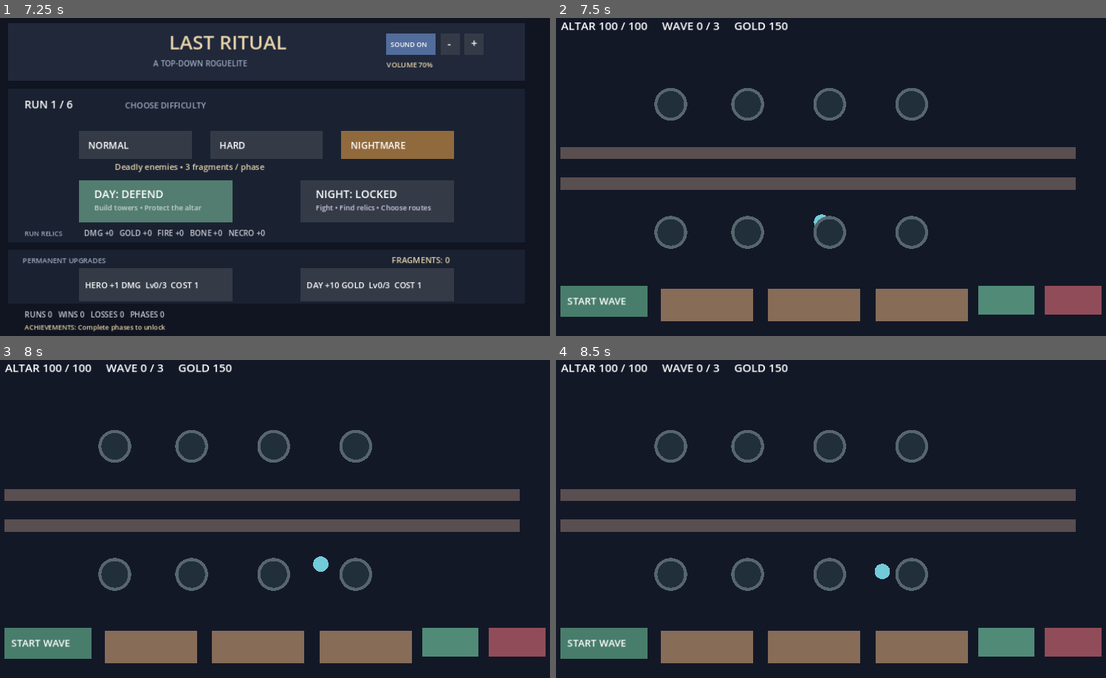
Above: before the commit, frames 1-4 (two rows, left to right).
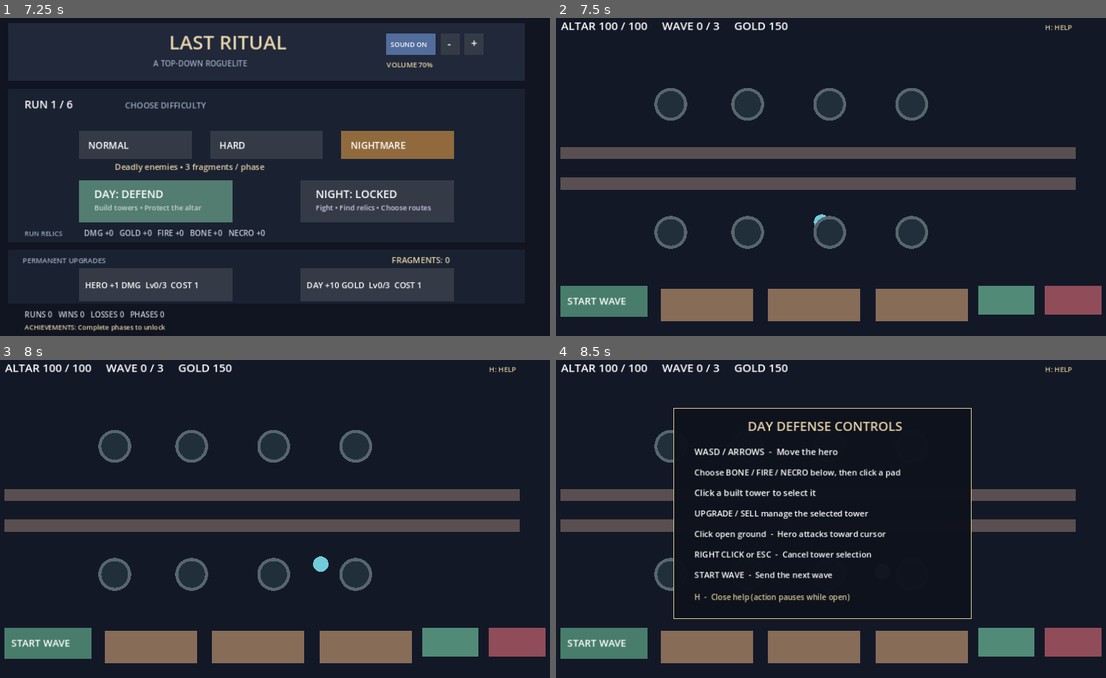
Above: after the commit, the same moments.

Repository: DoctorStrangeSH/Last-Ritual
Game: Godot game, scene res://scenes/run_loop.tscn
Same seed, same stepped clock (60 frames per second), same inputs: the game is played once before the commit and once after it.
Inputs (mouse positions are in pixels of both pictures, inside the frame that each line leads up to):
- Up to frame 1 (7.25 s): tap Enter at 0.5, 2, 3.5 s; move the mouse to (396, 157) at 0.52 s; hold Right (ui_right) 0.53-1.28 s; tap H every 1.5 s from 0.6 to 6.6 s; click (396, 157) at 0.67 s; tap Space at 1.25, 2.75, 4.25 s; move the mouse to (148, 189) at 1.27 s; hold Down (ui_down) 1.28-2.03 s; tap R every 1.5 s from 1.35 to 5.85 s; move the mouse to (324, 100) at 2.02 s; hold Right (ui_right) 2.03-2.78 s; move the mouse to (236, 240) at 2.77 s; hold Up (ui_up) 2.78-3.53 s; click (236, 240) at 2.92 s; move the mouse to (445, 221) at 3.52 s; hold Left (ui_left) 3.53-5.03 s; move the mouse to (88, 122) at 4.27 s; move the mouse to (297, 173) at 5.02 s; hold Down (ui_down) 5.03-5.78 s; click (297, 173) at 5.17 s; move the mouse to (176, 91) at 5.77 s; hold Right (ui_right) 5.78-6.53 s; move the mouse to (396, 157) at 6.52 s; hold Up (ui_up) from 6.53 s (still down)
- Up to frame 2 (7.5 s): move the mouse to (704, 189) at 7.27 s; release Up (ui_up) at 7.28 s; hold Right (ui_right) from 7.28 s (still down); tap R at 7.35 s; click (704, 189) at 7.42 s
- Up to frame 3 (8 s): keep holding Right (ui_right)
- Up to frame 4 (8.5 s): move the mouse to (880, 442) at 8.02 s; release Right (ui_right) at 8.03 s; hold Down (ui_down) from 8.03 s (still down); tap H at 8.1 s

Frame 1 is identical in both runs. In frame 2, less than 0.1% of the frame differs, in the area x 88-94%, y 2-4%; in frame 3, less than 0.1%; in frame 4, 11%, in the area x 21-94%, y 2-82%.

Commit message:
ui(v5): add clear tower defense controls help overlay

Diff:
--- a/scripts/topdown_td_prototype.gd
+++ b/scripts/topdown_td_prototype.gd
@@ -464,3 +464,18 @@
         draw_rect(Rect2(260.0 + i * 210.0, 550.0, 180.0, 64.0), Color("#876c58"))
     draw_rect(Rect2(880, 545, 110, 55), Color("#518b78"))
     draw_rect(Rect2(1010, 545, 110, 55), Color("#914c59"))
+
+    draw_string(ThemeDB.fallback_font, Vector2(1010, 45), "H: HELP", HORIZONTAL_ALIGNMENT_LEFT, -1, 14, Color("#d5c592"))
+    if help_visible:
+        var help_panel := Rect2(286, 116, 580, 410)
+        draw_rect(help_panel, Color(0.055, 0.07, 0.11, 0.97))
+        draw_rect(help_panel, Color("#d5c592"), false, 2.0)
+        draw_string(ThemeDB.fallback_font, Vector2(430, 160), "DAY DEFENSE CONTROLS", HORIZONTAL_ALIGNMENT_LEFT, -1, 25, Color("#e7d3a8"))
+        draw_string(ThemeDB.fallback_font, Vector2(326, 207), "WASD / ARROWS  -  Move the hero", HORIZONTAL_ALIGNMENT_LEFT, -1, 17, Color.WHITE)
+        draw_string(ThemeDB.fallback_font, Vector2(326, 247), "Choose BONE / FIRE / NECRO below, then click a pad", HORIZONTAL_ALIGNMENT_LEFT, -1, 16, Color.WHITE)
+        draw_string(ThemeDB.fallback_font, Vector2(326, 287), "Click a built tower to select it", HORIZONTAL_ALIGNMENT_LEFT, -1, 17, Color.WHITE)
+        draw_string(ThemeDB.fallback_font, Vector2(326, 327), "UPGRADE / SELL manage the selected tower", HORIZONTAL_ALIGNMENT_LEFT, -1, 16, Color.WHITE)
+        draw_string(ThemeDB.fallback_font, Vector2(326, 367), "Click open ground  -  Hero attacks toward cursor", HORIZONTAL_ALIGNMENT_LEFT, -1, 16, Color.WHITE)
+        draw_string(ThemeDB.fallback_font, Vector2(326, 407), "RIGHT CLICK or ESC  -  Cancel tower selection", HORIZONTAL_ALIGNMENT_LEFT, -1, 16, Color.WHITE)
+        draw_string(ThemeDB.fallback_font, Vector2(326, 447), "START WAVE  -  Send the next wave", HORIZONTAL_ALIGNMENT_LEFT, -1, 16, Color.WHITE)
+        draw_string(ThemeDB.fallback_font, Vector2(326, 490), "H  -  Close help (action pauses while open)", HORIZONTAL_ALIGNMENT_LEFT, -1, 15, Color("#d5c592"))
